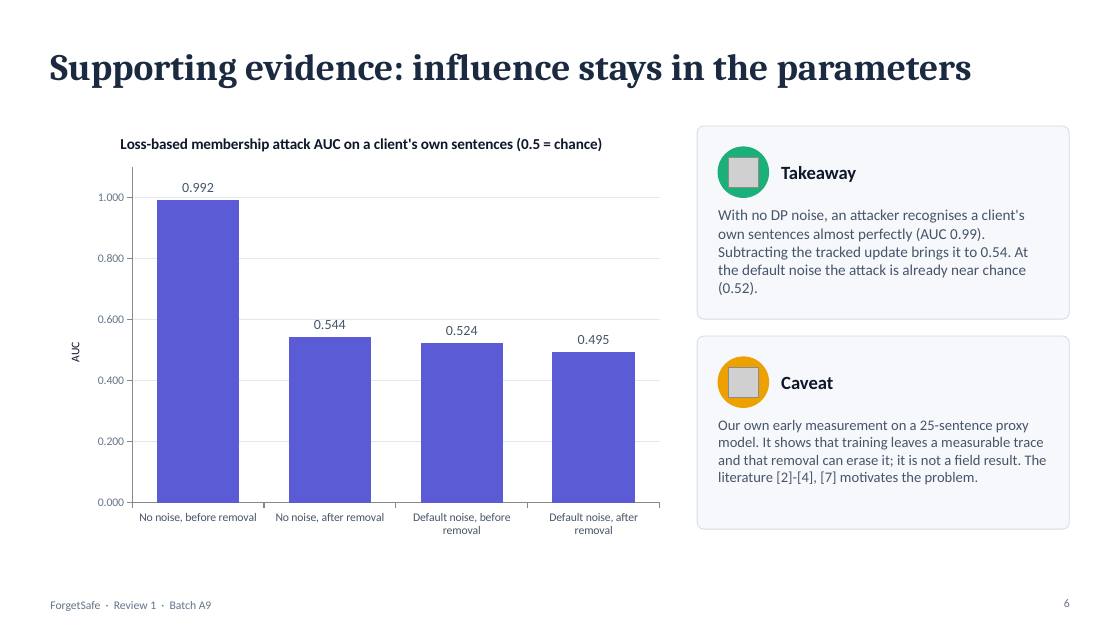
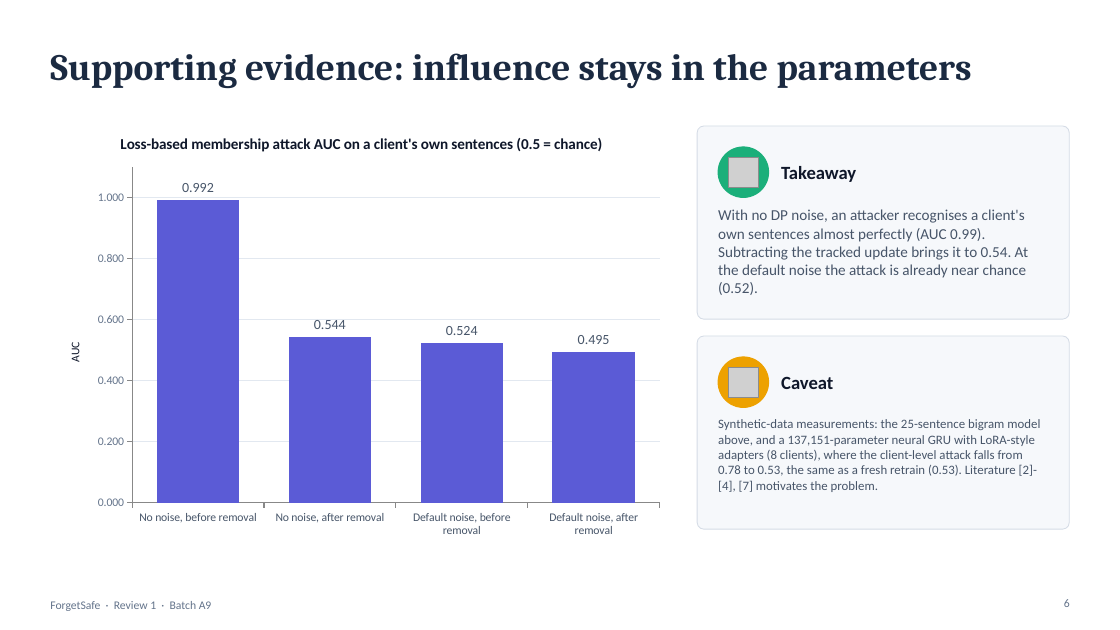
Before and after one commit to madhava-smartgrowInfotech/Btech-Projects, a slide deck: slide 6 of CSDS/A/CSDS-A-A9/7.Review_1_PPT.pptx. Drawn at 1120x630 pixels with LibreOffice and Linux fonts; fonts in the diff are those of the drawing; grey boxes stand for pictures. Boxes give left, top, right and bottom in pixels: in the first picture for what was removed or moved away, otherwise in the second. Text is boxed around its words. In the diff, an @@ line names an element or a change of style, - is before the commit and + after.

```diff
--- a/CSDS/A/CSDS-A-A9/7.Review_1_PPT.pptx
+++ b/CSDS/A/CSDS-A-A9/7.Review_1_PPT.pptx
@@ text at [718,419,1040,492]: text changed; size 12.5 to 11 pt @@
-Our own early measurement on a 25-sentence proxy model. It shows that training leaves a measurable trace and that removal can erase it; it is not a field result. The literature [2]-[4], [7] motivates the problem.
+Synthetic-data measurements: the 25-sentence bigram model above, and a 137,151-parameter neural GRU with LoRA-style adapters (8 clients), where the client-level attack falls from 0.78 to 0.53, the same as a fresh retrain (0.53). Literature [2]-[4], [7] motivates the problem.
```
Also in this commit, not shown: 4 other slides changed, 50 other files.
